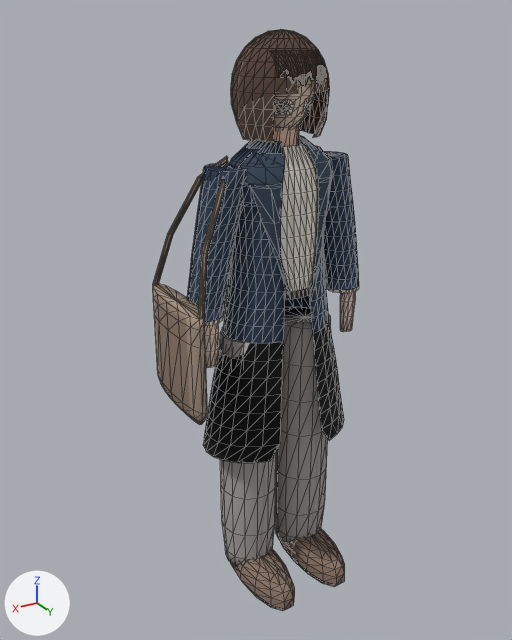
A saved change to the glTF model apps/web/public/avatars/gteki-commuter-soft.glb.
One viewpoint serves both versions: a 50 mm camera at (1.035, 1.605, 1.692) aimed at (0.058, -0.023, 0.877). The axes (+X, +Y, +Z) are drawn at lower left. The lights are the same throughout. The older version comes first. Mesh edges are drawn as thin lines. Vertices at exactly the same position are counted once.

The first picture shows 'VIS_body', 'VIS_head'.
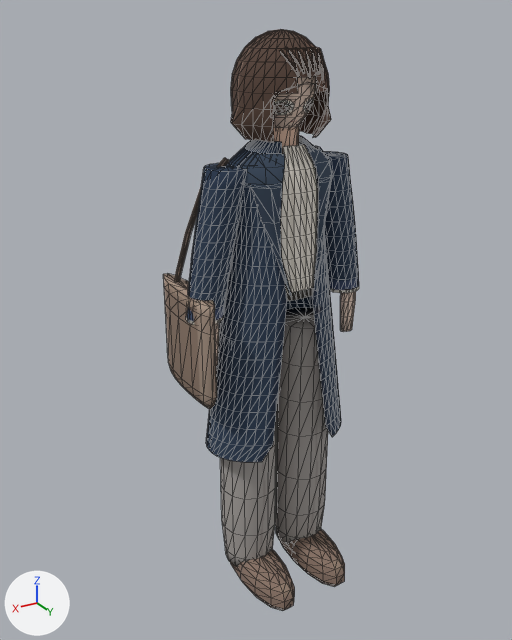
Patch to the scene script:
```diff
--- a/apps/web/public/avatars/gteki-commuter-soft.glb.py
+++ b/apps/web/public/avatars/gteki-commuter-soft.glb.py
@@ me_vis_body @@
 # used by ob_vis_body; location = (0.0, 0.0, 0.0)
-me_vis_body.from_pydata(...)  # 1748 vertices, 3184 faces; spans x -0.287..0.345, y -0.152..0.241, z 0.0..1.44
+me_vis_body.from_pydata(...)  # 1852 vertices, 3404 faces; spans x -0.287..0.287, y -0.206..0.241, z 0.0..1.44
+# me_vis_body part 1: the loose piece of 86 vertices spanning x 0.285..0.345, y -0.146..0.146, z 0.68..1.0 is moved by (-0.06, -0.06, 0.0)
+# me_vis_body part 2: the loose piece of 42 vertices spanning x 0.156..0.324, y -0.142..0.142, z 0.998..1.363 is rebuilt with 30 vertices and now spans x 0.15..0.264, y -0.132..0.002, z 0.999..1.358
+# me_vis_body part 3: a new loose piece of 378 vertices spanning x -0.23..0.01, y -0.15..0.133, z 0.5..1.396, in mat_vis_body_toon (picture img_body_atlas)
+# me_vis_body part 4: 32 vertices moved from x -0.069..0.069, y 0.08..0.128, z 0.98..1.347 to x -0.069..0.069, y 0.084..0.135, z 0.98..1.343; 637 vertices removed from x -0.242..0.242, y -0.152..0.139, z 0.5..1.396; 375 vertices added at x -0.01..0.232, y -0.152..0.135, z 0.5..1.396
 me_vis_body.materials.append(mat_vis_body_toon)
@@ me_vis_head @@
 # used by ob_vis_head; location = (0.0, 0.0, 0.0)
-me_vis_head.from_pydata(...)  # 667 vertices, 1148 faces; spans x -0.126..0.126, y -0.128..0.13, z 1.4..1.66
+me_vis_head.from_pydata(...)  # 678 vertices, 1176 faces; spans x -0.13..0.143, y -0.128..0.13, z 1.4..1.66
+# me_vis_head part 5: a new loose piece of 31 vertices spanning x -0.086..0.086, y 0.07..0.127, z 1.4..1.543, in mat_vis_head_toon (picture img_head_atlas)
+# me_vis_head part 6: a new loose piece of 30 vertices spanning x -0.074..-0.046, y 0.068..0.121, z 1.546..1.62, in mat_vis_head_toon (picture img_head_atlas)
+# me_vis_head part 7: a new loose piece of 30 vertices spanning x -0.052..-0.028, y 0.083..0.123, z 1.558..1.62, in mat_vis_head_toon (picture img_head_atlas)
+# me_vis_head part 8: a new loose piece of 30 vertices spanning x -0.031..-0.007, y 0.09..0.124, z 1.567..1.619, in mat_vis_head_toon (picture img_head_atlas)
+# me_vis_head part 9: a new loose piece of 30 vertices spanning x -0.01..0.015, y 0.092..0.13, z 1.55..1.619, in mat_vis_head_toon (picture img_head_atlas)
+# me_vis_head part 10: a new loose piece of 30 vertices spanning x 0.009..0.036, y 0.089..0.126, z 1.562..1.62, in mat_vis_head_toon (picture img_head_atlas)
+# me_vis_head part 11: a new loose piece of 30 vertices spanning x 0.024..0.057, y 0.08..0.126, z 1.554..1.621, in mat_vis_head_toon (picture img_head_atlas)
+# me_vis_head part 12: 200 vertices removed from x -0.07..0.07, y 0.061..0.13, z 1.535..1.613
+# me_vis_head part 13: 16 vertices moved from x 0.079..0.126, y -0.094..0.094, z 1.4..1.441 to x 0.077..0.143, y -0.095..0.095, z 1.4..1.441
+# me_vis_head part 14: 16 vertices moved from x -0.115..-0.069, y -0.081..0.081, z 1.4..1.441 to x -0.13..-0.069, y -0.082..0.082, z 1.4..1.441
 me_vis_head.materials.append(mat_vis_head_toon)
```

Boxes (x1, y1, x2, y2) around the edits, measured in the pictures (512 x 640 px; the box of a moved part takes in the faces that stretch with it):
'VIS_body', reshaped
    before: (153, 126, 359, 611)
    after: (163, 126, 359, 611)
'VIS_head', reshaped
    before: (231, 29, 330, 143)
    after: (231, 29, 331, 142)
part 1 of me_vis_body, moved or reshaped
    before: (153, 284, 207, 425)
    after: (163, 273, 217, 409)
part 2 of me_vis_body, rebuilt (26% narrower, 23% shorter)
    before: (153, 156, 228, 318)
    after: (174, 158, 229, 282)
part 3 of me_vis_body, added
    after: (286, 136, 341, 437)
part 4 of me_vis_body, moved or reshaped
    before: (203, 135, 344, 463)
    after: (206, 140, 326, 462)
part 5 of me_vis_head, added
    after: (271, 82, 328, 136)
part 6 of me_vis_head, added
    after: (315, 47, 324, 80)
part 7 of me_vis_head, added
    after: (311, 47, 320, 75)
part 8 of me_vis_head, added
    after: (305, 48, 315, 71)
part 9 of me_vis_head, added
    after: (297, 48, 311, 79)
part 10 of me_vis_head, added
    after: (289, 48, 305, 74)
part 11 of me_vis_head, added
    after: (280, 47, 300, 77)
part 12 of me_vis_head, deleted
    before: (271, 50, 327, 86)
part 13 of me_vis_head, moved or reshaped
    before: (232, 105, 275, 143)
    after: (231, 105, 275, 142)
part 14 of me_vis_head, moved or reshaped
    before: (299, 100, 328, 138)
    after: (299, 100, 331, 137)
